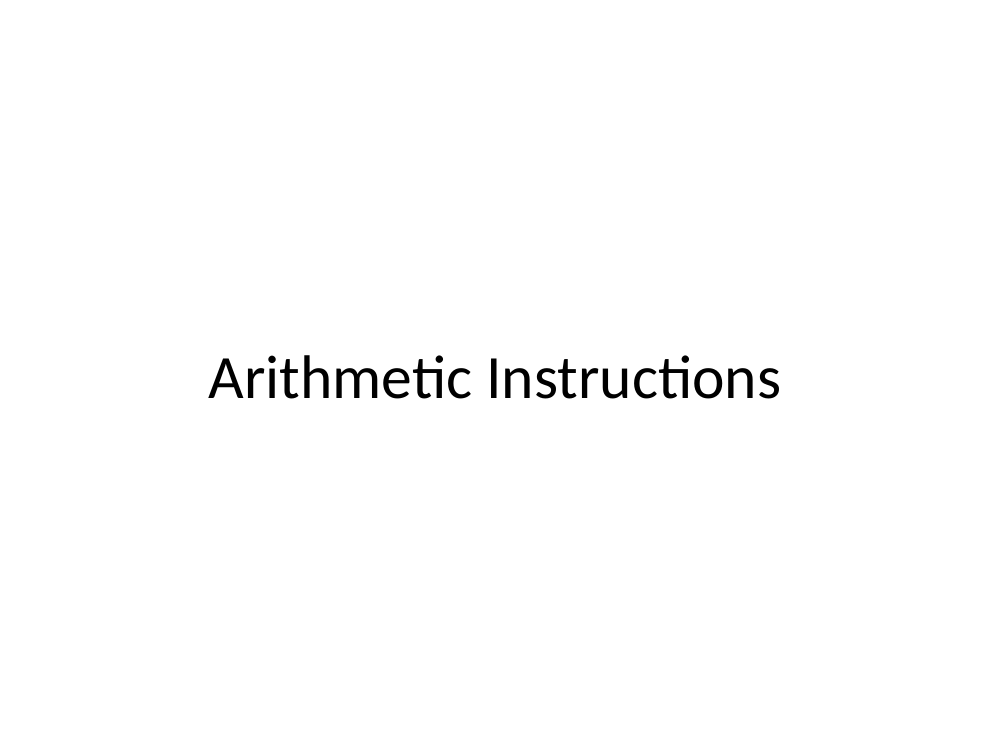
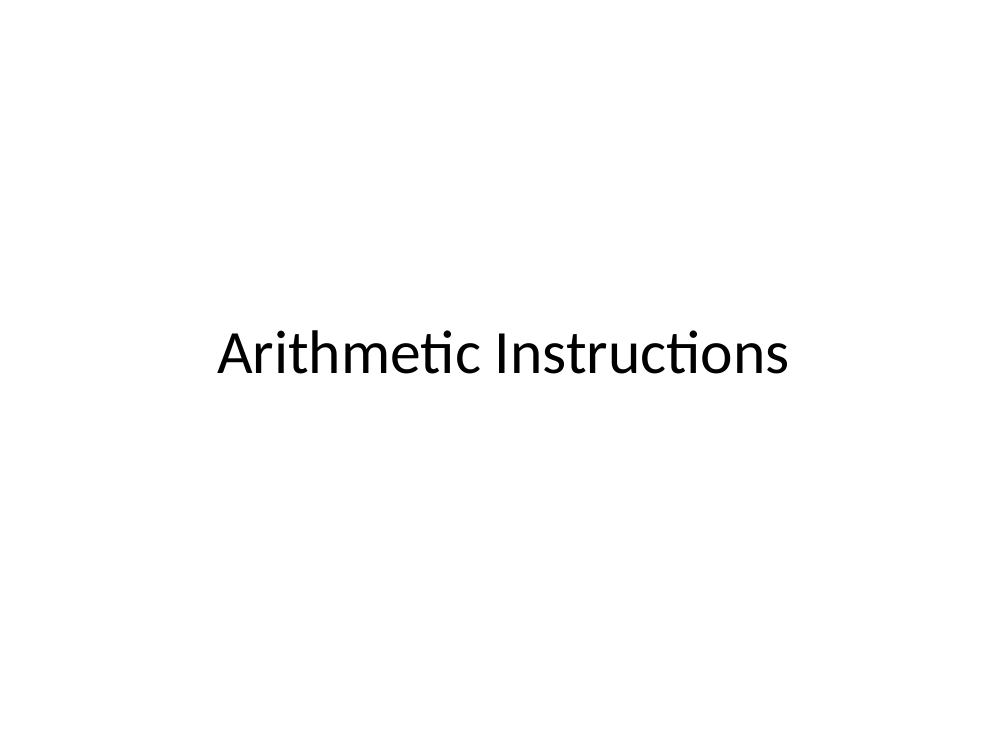
Before and after one commit to girishsukukumar/ARM-Architecture, a slide deck: slide 44 of Module-7.pptx (slide 39 before the commit). Drawn at 1008x756 pixels with LibreOffice and Linux fonts; fonts in the diff are those of the drawing. Boxes give left, top, right and bottom in pixels: in the first picture for what was removed or moved away, otherwise in the second. Text is boxed around its words. In the diff, an @@ line names an element or a change of style, - is before the commit and + after.

```diff
--- a/Module-7.pptx
+++ b/Module-7.pptx
@@ title "Arithmetic Instructions" moved from (x1=209, y1=355, x2=782, y2=399) to (x1=217, y1=330, x2=790, y2=374) @@
```
Also in this commit, not shown: 4 other slides changed, 10 slides added, 1 slide removed.
